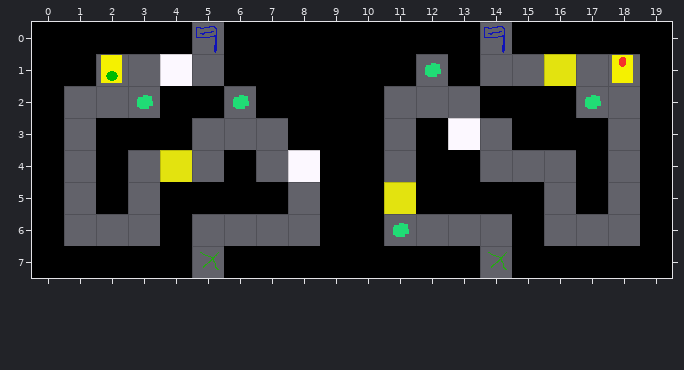
An edit to a level. Tiled map, static/maps/test_map_2.tmx. The picture above was drawn from the file before the commit.
Cells are 32x32 px. Shown: x 0..19, y 0..7.
Once edited:
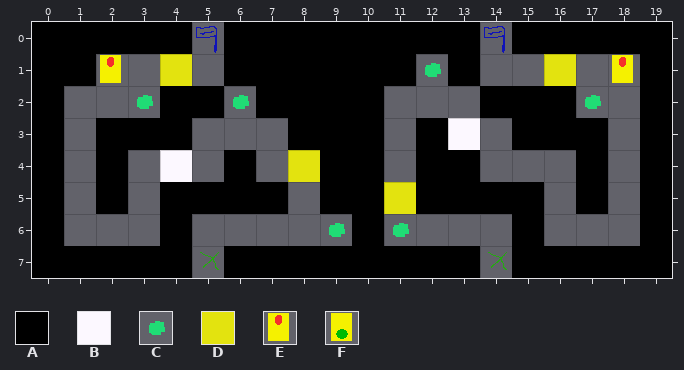
Key: from "tiles": A 0, B 1 "1", C 2, D 3 "0", E 6, F 7.
_ is an empty cell.
Tiles replaced or removed in this view: A, B, D, F.
The edit:
Changed rows in their new state; . is an unchanged cell.
Layer "Primary Layer":
first column x 2:
1 E.D.....
4 ..B...D.
6 .......C
